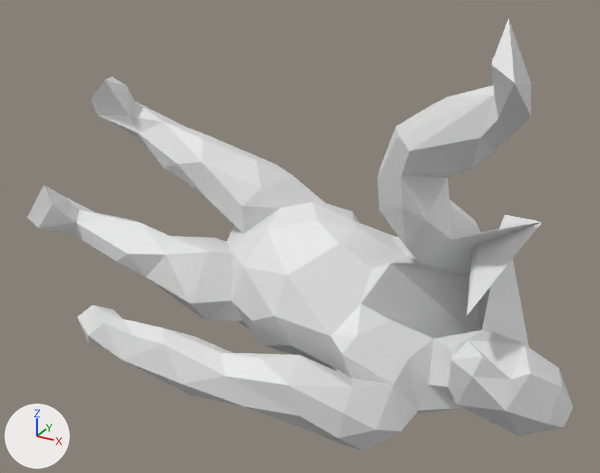
The OBJ model mesh_cnn/datasets/random_walks/T478.obj: old version first, new version second.
Rendered twice from a camera (50 mm lens) standing at (0.867, -1.599, 0.891) and looking at (-0.005, -0.015, 0.099). The axes (+X, +Y, +Z) are drawn at lower left. The lights are the same throughout. Where no turn or scale is listed for an object, it has been applied to the vertices.

Names of what the first picture shows: 'T478'.
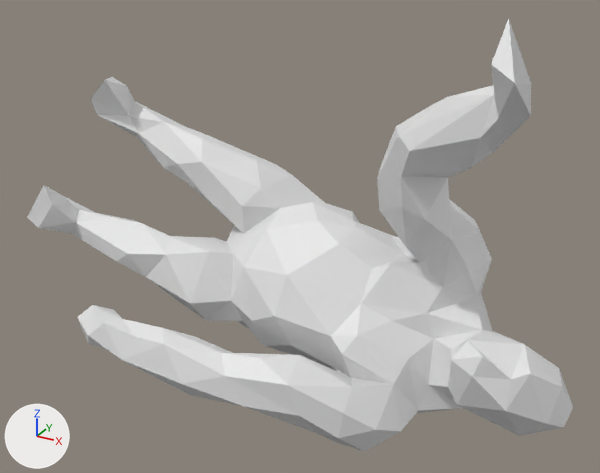
What differs and where, as boxes [x1, y1, x2, y2] in the pictures (600 x 473 px; the box of a moved part takes in the faces that stretch with it):
part 1 of me_t478, moved or reshaped
    before: [361, 215, 542, 347]
    after: [361, 232, 493, 338]

Diff of the bpy script that builds the scene:
```diff
--- a/mesh_cnn/datasets/random_walks/T478.obj.py
+++ b/mesh_cnn/datasets/random_walks/T478.obj.py
@@ me_t478 @@
 me_t478.from_pydata(...)  # 252 vertices, 500 faces; spans x -0.772..0.649, y -0.341..0.303, z -0.368..0.673
 # used by ob_t478; location = (0.0, 0.0, 0.0)
-me_t478.vertices[46].co = (0.527, 0.1, 0.202)  # pixel (542, 221)
-me_t478.vertices[56].co = (0.374, 0.263, -0.047)
-me_t478.vertices[81].co = (0.448, -0.135, 0.065)  # pixel (466, 316)
-me_t478.vertices[89].co = (0.526, 0.296, -0.338)
-me_t478.vertices[93].co = (0.421, 0.191, 0.165)  # pixel (504, 214)
+# me_t478 part 1
+me_t478.vertices[46].co = (0.385, 0.075, 0.059)  # pixel (469, 271)
+me_t478.vertices[56].co = (0.332, 0.053, 0.017)  # pixel (442, 287)
+me_t478.vertices[81].co = (0.41, 0.165, 0.06)  # pixel (491, 259)
+me_t478.vertices[89].co = (0.311, 0.014, -0.038)  # pixel (426, 313)
+me_t478.vertices[93].co = (0.393, 0.128, -0.025)  # pixel (476, 296)
```
